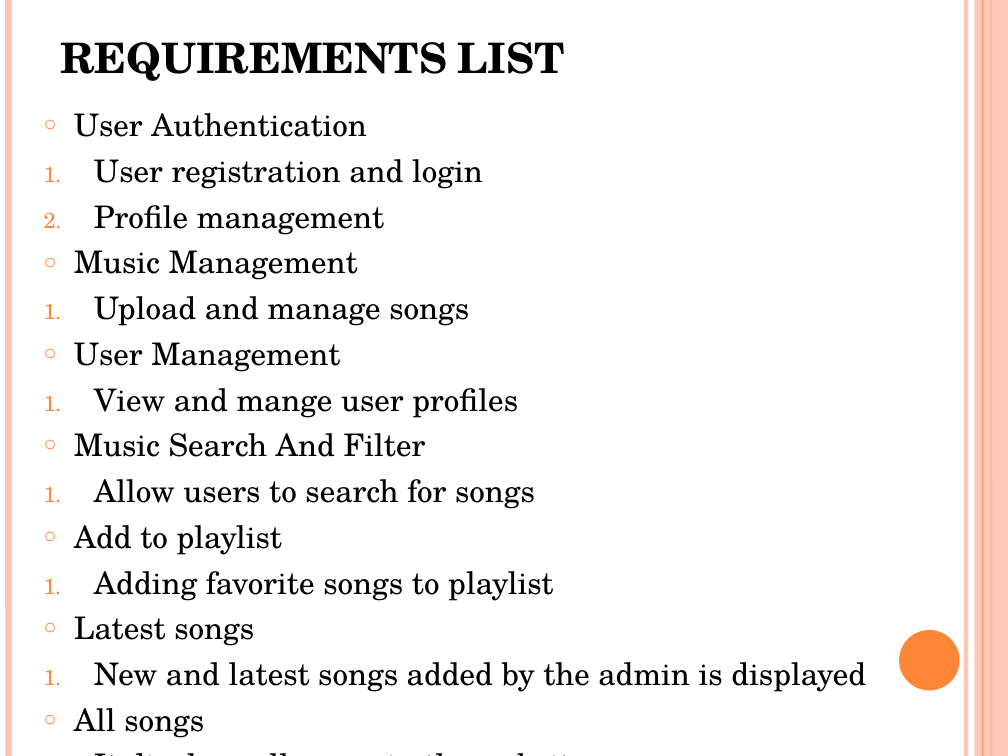
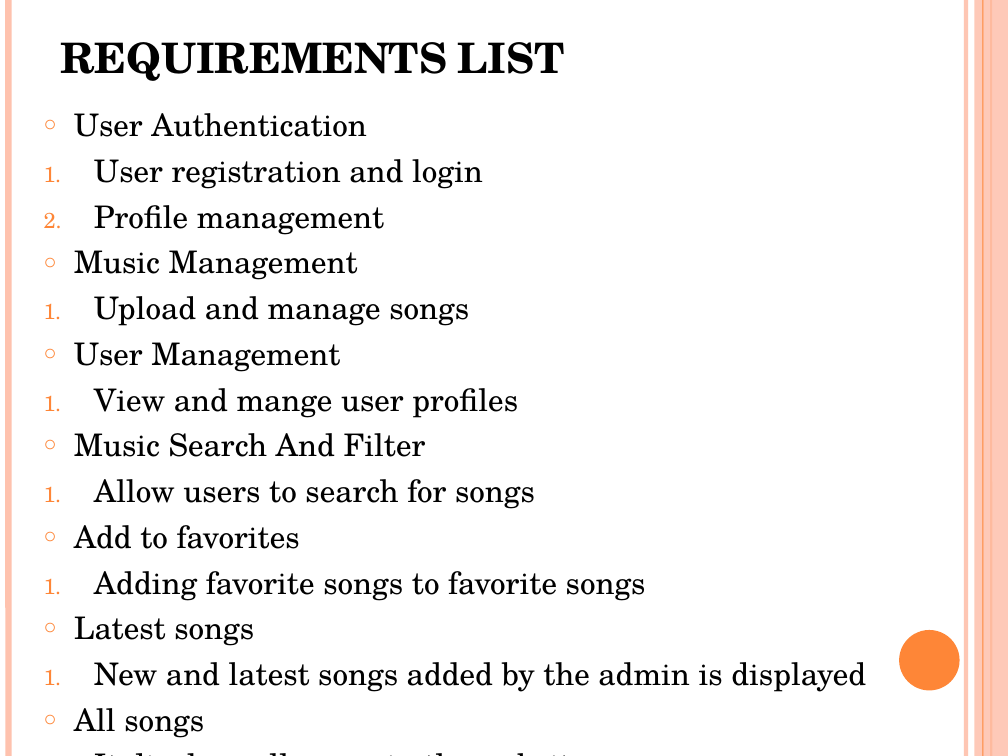
Before and after one commit to jarinadevasia/music-streaming-app, a slide deck: slide 5 of MUSIC STREAMING WEBSITE.pptx (slide 6 before the commit). Drawn at 1008x756 pixels with LibreOffice and Linux fonts; fonts in the diff are those of the drawing. Boxes give left, top, right and bottom in pixels: in the first picture for what was removed or moved away, otherwise in the second. Text is boxed around its words. In the diff, an @@ line names an element or a change of style, - is before the commit and + after.

```diff
--- a/MUSIC STREAMING WEBSITE.pptx
+++ b/MUSIC STREAMING WEBSITE.pptx
@@ text at [74,525,646,601]: text changed @@
-○ Add to playlist
-1. Adding favorite songs to playlist
+○ Add to favorites
+1. Adding favorite songs to favorite songs
```
Also in this commit, not shown: 3 other slides changed, 7 slides added, 2 slides removed.
